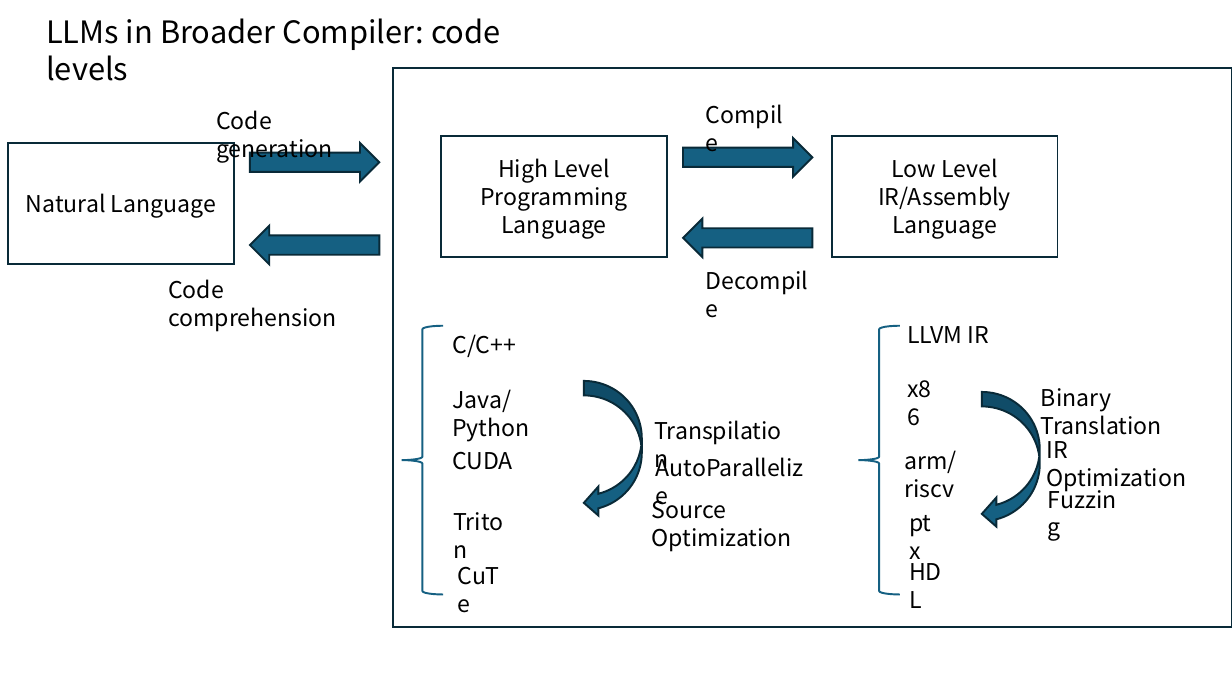
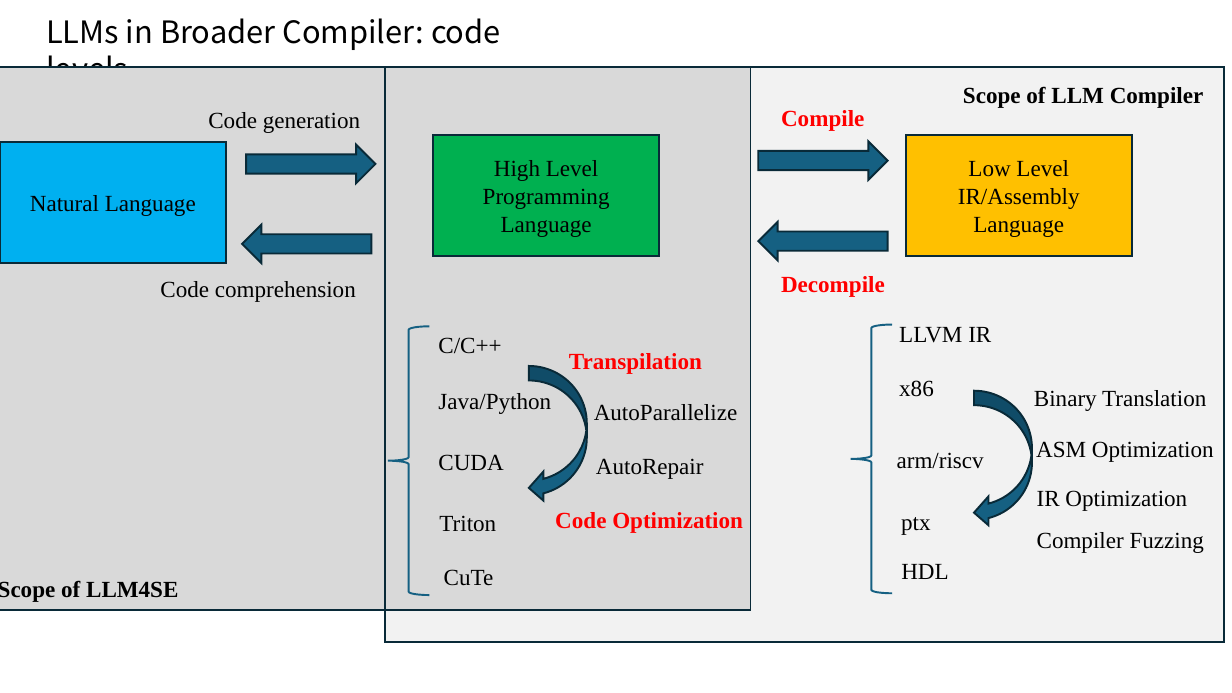
Before and after one commit to zhangshuoming990105/THPC-survey-LLMCompiler, a slide deck: slide 4 of THPC.pptx. Drawn at 1232x693 pixels with LibreOffice and Linux fonts; fonts in the diff are those of the drawing. Boxes give left, top, right and bottom in pixels: in the first picture for what was removed or moved away, otherwise in the second. Text is boxed around its words. In the diff, an @@ line names an element or a change of style, - is before the commit and + after.

```diff
--- a/THPC.pptx
+++ b/THPC.pptx
@@ rectangle: place and size @@
-rectangle at <box>393,68,1232,627</box>
+rectangle at <box>385,67,1225,642</box>
@@ rectangle at <box>385,67,1225,642</box>: fill none to #F2F2F2 @@
@@ text "Code generation": place and size @@
-text "Code generation" at <box>216,110,332,162</box>
+text "Code generation" at <box>208,112,360,133</box>
@@ rectangle "Natural Language" at <box>0,141,226,262</box>: font Noto Sans CJK SC to Times New Roman; fill none to #00B0F0 @@
@@ 2 texts, 1 rectangle, 1 right arrow: place and size @@
-2 texts, 1 rectangle, 1 right arrow at <box>7,143,1162,542</box>
+2 texts, 1 rectangle, 1 right arrow at <box>0,141,1206,535</box>
@@ rectangle "High Level" at <box>433,135,660,256</box>: font Noto Sans CJK SC to Times New Roman; fill none to #00B050 @@
@@ 2 texts, 2 right arrows: place and size @@
-2 texts, 2 right arrows at <box>683,96,823,299</box>
+2 texts, 2 right arrows at <box>759,110,888,297</box>
@@ rectangle "Low Level": place and size @@
-rectangle "Low Level" at <box>832,136,1058,257</box>
+rectangle "Low Level" at <box>906,135,1132,256</box>
@@ rectangle "Low Level" at <box>906,135,1132,256</box>: font Noto Sans CJK SC to Times New Roman; fill none to #FFC000 @@
@@ text "Code comprehension": place and size @@
-text "Code comprehension" at <box>168,279,336,332</box>
+text "Code comprehension" at <box>160,281,356,302</box>
@@ 2 texts, 1 left brace: place and size @@
-2 texts, 1 left brace at <box>402,326,522,595</box>
+2 texts, 1 left brace at <box>388,326,496,595</box>
@@ text "C/C++": place and size @@
-text "C/C++" at <box>452,334,516,357</box>
+text "C/C++" at <box>438,337,501,354</box>
@@ 2 texts, 1 rectangle, 1 right arrow, 1 curved left arrow, 1 left brace: place and size @@
-2 texts, 1 rectangle, 1 right arrow, 1 curved left arrow, 1 left brace at <box>250,136,1041,595</box>
+2 texts, 1 rectangle, 1 right arrow, 1 curved left arrow, 1 left brace at <box>242,135,1032,593</box>
@@ text "LLVM IR": place and size @@
-text "LLVM IR" at <box>907,326,988,343</box>
+text "LLVM IR" at <box>899,327,991,343</box>
@@ font Noto Sans CJK SC to Times New Roman, text colour #000000 to #FF0000, bold on in 3 elements at <box>781,110,864,131</box>, <box>781,276,885,297</box>, <box>569,353,702,374</box> @@
@@ text "Transpilation": place and size @@
-text "Transpilation" at <box>645,412,792,449</box>
+text "Transpilation" at <box>569,353,702,374</box>
@@ text "Java/Python": place and size @@
-text "Java/Python" at <box>452,389,529,441</box>
+text "Java/Python" at <box>438,393,551,414</box>
@@ curved left arrow: place and size @@
-curved left arrow at <box>584,381,642,518</box>
+curved left arrow at <box>529,366,587,503</box>
@@ font Noto Sans CJK SC to Times New Roman in 15 elements at <box>897,452,984,469</box>, <box>901,517,930,535</box>, <box>899,380,934,397</box>, <box>1034,390,1206,411</box>, <box>439,515,496,532</box>, <box>444,569,494,586</box>, <box>901,564,948,579</box>, <box>438,454,503,471</box>, <box>899,327,991,343</box>, <box>438,393,551,414</box>, <box>438,337,501,354</box>, <box>208,112,360,133</box>, <box>160,281,356,302</box>, <box>1037,490,1187,511</box>, <box>594,404,737,421</box> @@
@@ text "AutoParallelize": place and size @@
-text "AutoParallelize" at <box>647,449,813,486</box>
+text "AutoParallelize" at <box>594,404,737,421</box>
@@ text "CUDA": place and size @@
-text "CUDA" at <box>452,451,513,470</box>
+text "CUDA" at <box>438,454,503,471</box>
@@ group added at <box>0,67,1225,642</box>: 4 texts, 2 rectangles @@
+ASM Optimization
+Scope of LLM Compiler
+Scope of LLM4SE
+AutoRepair
@@ text "IR Optimization": place and size @@
-text "IR Optimization" at <box>1046,441,1186,491</box>
+text "IR Optimization" at <box>1037,490,1187,511</box>
@@ text at <box>555,512,743,533</box>: text changed; font Noto Sans CJK SC to Times New Roman; text colour #000000 to #FF0000; bold on @@
-Source Optimization
+Code Optimization
@@ text at <box>1037,532,1204,553</box>: text changed; font Noto Sans CJK SC to Times New Roman @@
-Fuzzing
+Compiler Fuzzing
@@ text "HDL": place and size @@
-text "HDL" at <box>900,553,962,590</box>
+text "HDL" at <box>901,564,948,579</box>
```
Also in this commit, not shown: 2 other slides changed, 2 slides added, 5 other files.
